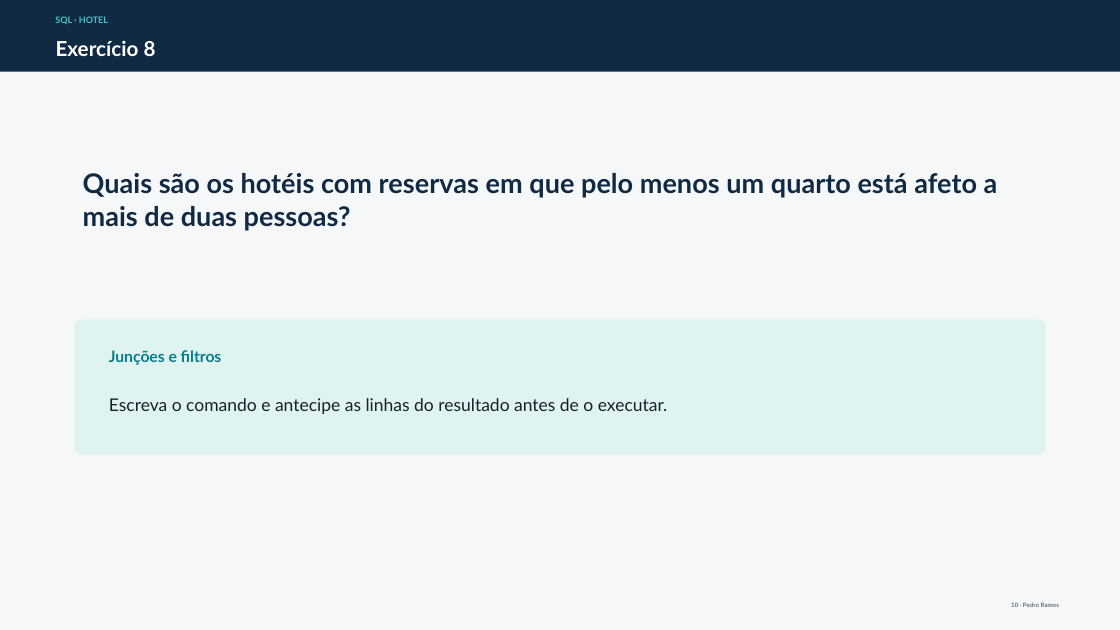
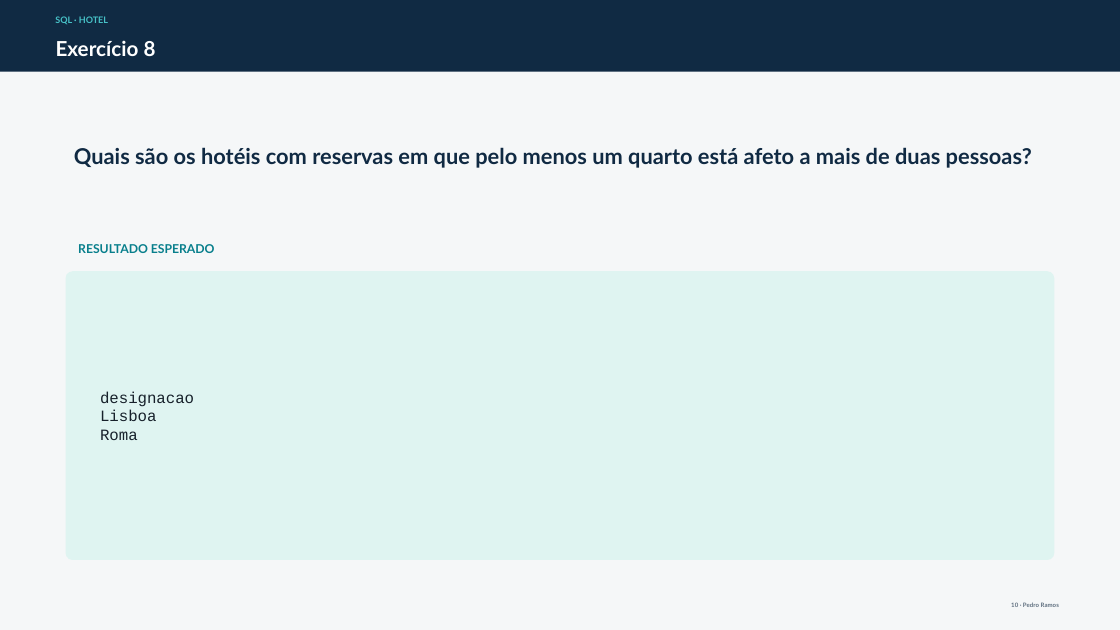
Before and after one commit to pnramos-iscte/docker, a slide deck: slide 10 of docs/exercicios-select-hotel/Exercicios_SELECT_Hotel_slides.pptx. Drawn at 1120x630 pixels with LibreOffice and Linux fonts; fonts in the diff are those of the drawing. Boxes give left, top, right and bottom in pixels: in the first picture for what was removed or moved away, otherwise in the second. Text is boxed around its words. In the diff, an @@ line names an element or a change of style, - is before the commit and + after.

```diff
--- a/docs/exercicios-select-hotel/Exercicios_SELECT_Hotel_slides.pptx
+++ b/docs/exercicios-select-hotel/Exercicios_SELECT_Hotel_slides.pptx
@@ text "Quais são os hotéis com ...": place and size @@
-text "Quais são os hotéis com ..." at bbox=[83, 173, 998, 231]
+text "Quais são os hotéis com ..." at bbox=[74, 147, 1032, 168]
@@ text "Quais são os hotéis com ..." at bbox=[74, 147, 1032, 168]: size 23.2 to 18.8 pt @@
@@ text added at bbox=[78, 244, 215, 253], 10.5 pt, text #087F8C, bold @@
+RESULTADO ESPERADO
@@ rounded rectangle: place and size @@
-rounded rectangle at bbox=[75, 319, 1046, 455]
+rounded rectangle at bbox=[66, 271, 1054, 560]
@@ rounded rectangle at bbox=[66, 271, 1054, 560]: proportions changed @@
@@ text removed at bbox=[109, 350, 222, 365] @@
-Junções e filtros
@@ text at bbox=[100, 391, 194, 440]: text changed; size 15 to 13.5 pt; font Lato to Courier New @@
-Escreva o comando e antecipe as linhas do resultado antes de o executar.
+designacao
+Lisboa
+Roma
```
Also in this commit, not shown: 19 other slides changed, 2 other files.
